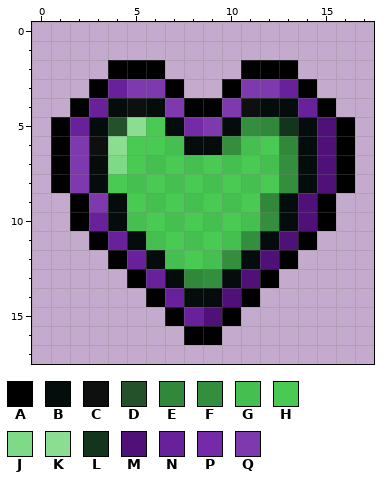
A pixel-art sprite gets an edit: src/main/resources/assets/aether/textures/mob_effect/remedy.png. The picture above was drawn from the file before the commit.
The file is 18x18 pixels. Colours within 5 levels of each other are drawn and written as one.
Palette (. is transparent): A #000000  B #040c0c  C #0e1010  D #24512a  E #31883b  F #338e3d  G #45bf4f  H #48ca53  J #7fda87  K #8bdd92  L #12351c  M #4f1178  N #69219b  P #752aa7  Q #7f39af
Pixels before, first column x 1:
 2 ...AAA....AAA...
 3 ..ANQQA..AQQNA..
 4 .ANBCBQAAQCBBNA.
 5 ANBDKHBPQBFELBMA
 6 AQCKHHGBBFGHEBMA
 7 AQBJHGHGHGHGFBMA
 8 AQBHGHGHGHGHFBMA
 9 .AQBHGHGHGHEBMA.
10 .ANBGHGHGHGFBMA.
11 ..ANBGHGHGFBMA..
12 ...ANBGHGFBMA...
13 ....ANBEFBMA....
14 .....ANBBMA.....
15 ......ANMA......
16 .......AA.......
And afterwards:
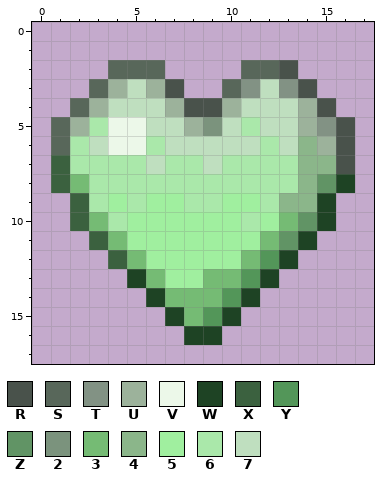
Colours new in this view: R #49524b  S #58675a  T #829284  U #9cb29b  V #ecf8e9  W #1e4324  X #3b613f  Y #539659  Z #619465  2 #7b937d  3 #75bb74  4 #8bb68a  5 #a0ef9f  6 #aae8aa  7 #bfdfbf
Commit message: improv: Remedy effect texture
Diff:
Changed rows in their new state; - is an unchanged pixel.
first column x 1:
 2 ---SSS----SSR---
 3 --SU7UR--ST7TR--
 4 -SU777URRU777UR-
 5 SU6VV77U27677UTR
 6 S67VV677777674UR
 7 X66667667666644R
 8 X3666666666664ZW
 9 -X656556655644W-
10 -X36555555653ZW-
11 --X355555553ZW--
12 ---X3555553YW---
13 ----W35533YW----
14 -----W333YW-----
15 ------W3YW------
16 -------WW-------
Where, in picture pixels (left, top, right, bottom), the same in both pictures:
changed: (51, 60, 355, 345)
